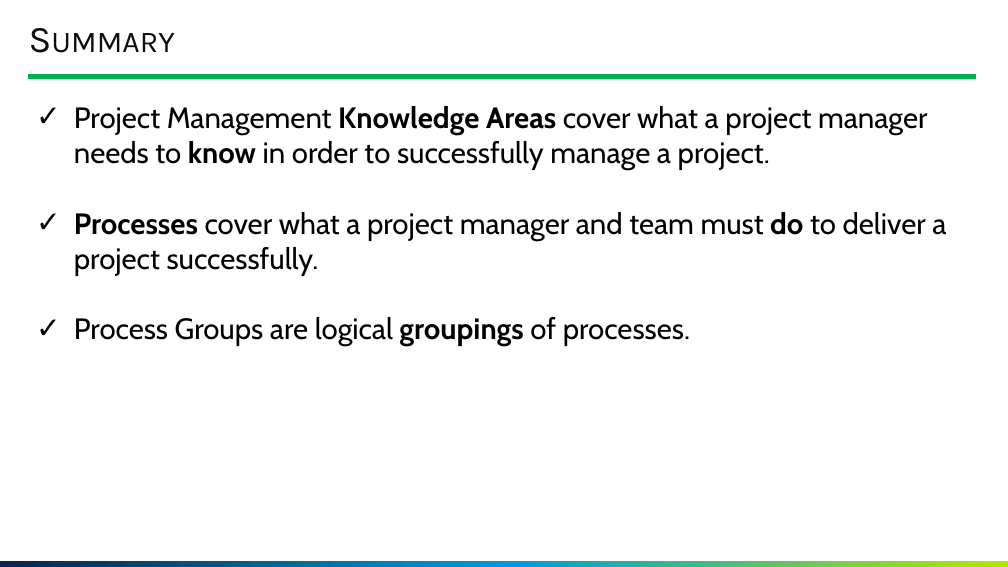
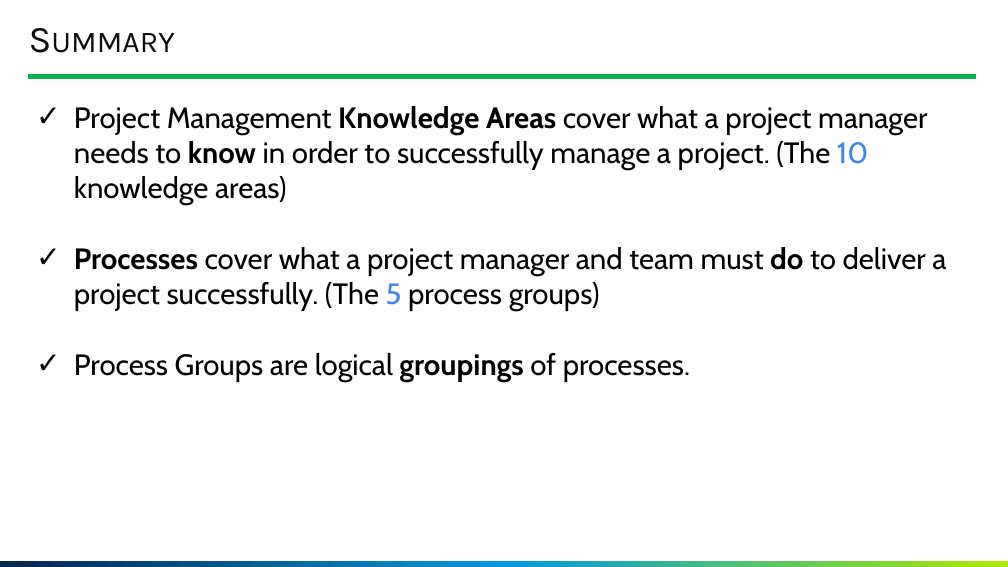
Before and after one commit to GoonerMAK/SWE_4803_Software_Project_Management, a slide deck: slide 25 of SWE 4803_Lec3.pptm. Drawn at 1008x567 pixels with LibreOffice and Linux fonts; fonts in the diff are those of the drawing; background and template pictures are left out. Boxes give left, top, right and bottom in pixels: in the first picture for what was removed or moved away, otherwise in the second. Text is boxed around its words. In the diff, an @@ line names an element or a change of style, - is before the commit and + after.

```diff
--- a/SWE 4803_Lec3.pptm
+++ b/SWE 4803_Lec3.pptm
@@ text at [74,106,946,311]: text changed @@
-✓ Project Management Knowledge Areas cover what a project manager needs to know in order to successfully manage a project.
-✓ Processes cover what a project manager and team must do to deliver a project successfully.
+✓ Project Management Knowledge Areas cover what a project manager needs to know in order to successfully manage a project. (The 10 knowledge areas)
+✓ Processes cover what a project manager and team must do to deliver a project successfully. (The 5 process groups)
```
Also in this commit, not shown: 4 other slides changed, 1 other file.
